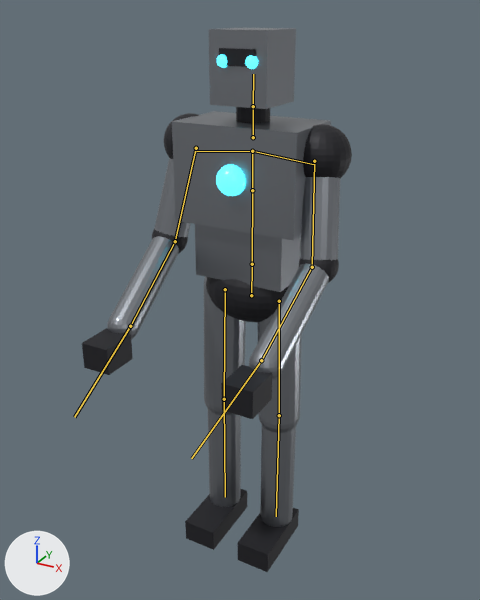
A saved change to the glTF model app/src/main/assets/models/player_robot.glb.
The view is the same before and after, from a camera (50 mm lens) standing at (0.933, -1.777, 1.813) and looking at (0.027, -0.129, 0.989). Every picture has the same lights, and +X, +Y and +Z are marked at lower left. The older version comes first. The bones that change, and the others that lie on the model, are drawn over the model as lines.

In view in the first picture: 'PLAYER_ROBOT'.
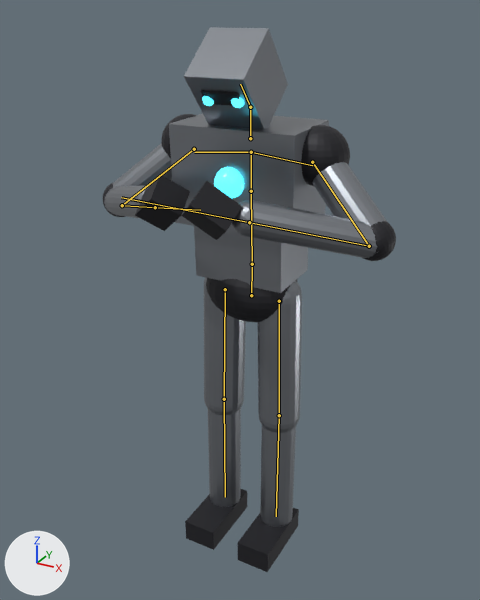
The newer file adds an action. The first version stands in its rest pose; the second is drawn at frame 4 of the action 'applaud'.

Where the change shows, as pixel boxes (x1, y1, x2, y2) in the pictures (480 x 600 px):
'PLAYER_ROBOT', posed (8% wider): before (82, 28, 352, 572); after (103, 27, 396, 572)
bone 'spine', root to tip: before (252, 264) to (252, 190); after (252, 264) to (251, 191)
bone 'head', root to tip: before (253, 106) to (253, 74); after (250, 107) to (240, 84)
bone 'upper_arm.L', root to tip: before (196, 148) to (175, 241); after (194, 149) to (122, 205)
bone 'forearm.L', root to tip: before (175, 241) to (130, 326); after (122, 205) to (155, 207)
bone 'hand.L', root to tip: before (130, 326) to (74, 417); after (155, 207) to (200, 210)
bone 'upper_arm.R', root to tip: before (314, 161) to (312, 267); after (312, 162) to (369, 246)
bone 'forearm.R', root to tip: before (312, 267) to (261, 360); after (369, 246) to (249, 222)
bone 'hand.R', root to tip: before (261, 360) to (191, 458); after (249, 222) to (121, 197)

The change in detail:
Bone 'spine' (bone_spine) turns from (0, 0, 0) to (2, 0, 0) degrees about its own x, y and z.
Bone 'head' (bone_head) turns from (0, 0, 0) to (39, 0, 0) degrees about its own x, y and z.
Bone 'upper_arm.L' (bone_upper_arm_l) turns from (0, 0, 0) to (-4, 2, 40) degrees about its own x, y and z.
Bone 'forearm.L' (bone_forearm_l) turns from (0, 0, 0) to (-47, -25, -54) degrees about its own x, y and z.
Bone 'hand.L' (bone_hand_l) turns from (0, 0, 0) to (7, 0, 6) degrees about its own x, y and z.
Bone 'upper_arm.R' (bone_upper_arm_r) turns from (0, 0, 0) to (-4, -2, -40) degrees about its own x, y and z.
Bone 'forearm.R' (bone_forearm_r) turns from (0, 0, 0) to (-47, 25, 54) degrees about its own x, y and z.
Bone 'hand.R' (bone_hand_r) turns from (0, 0, 0) to (7, 0, -6) degrees about its own x, y and z.
